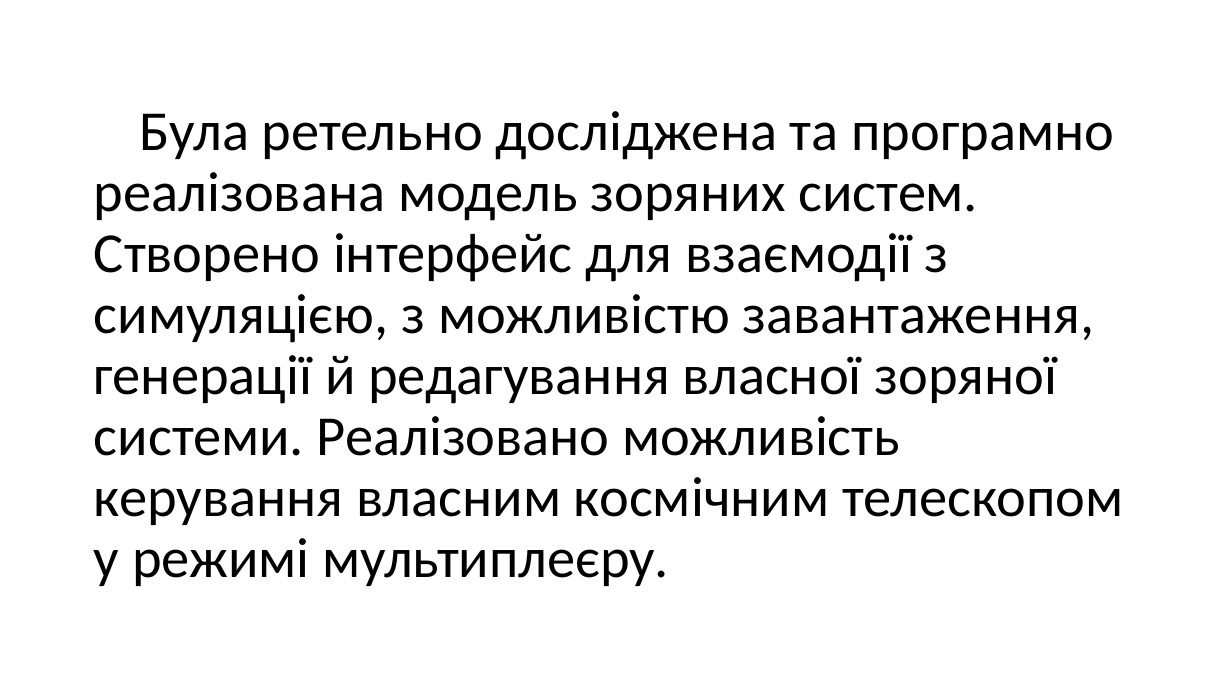
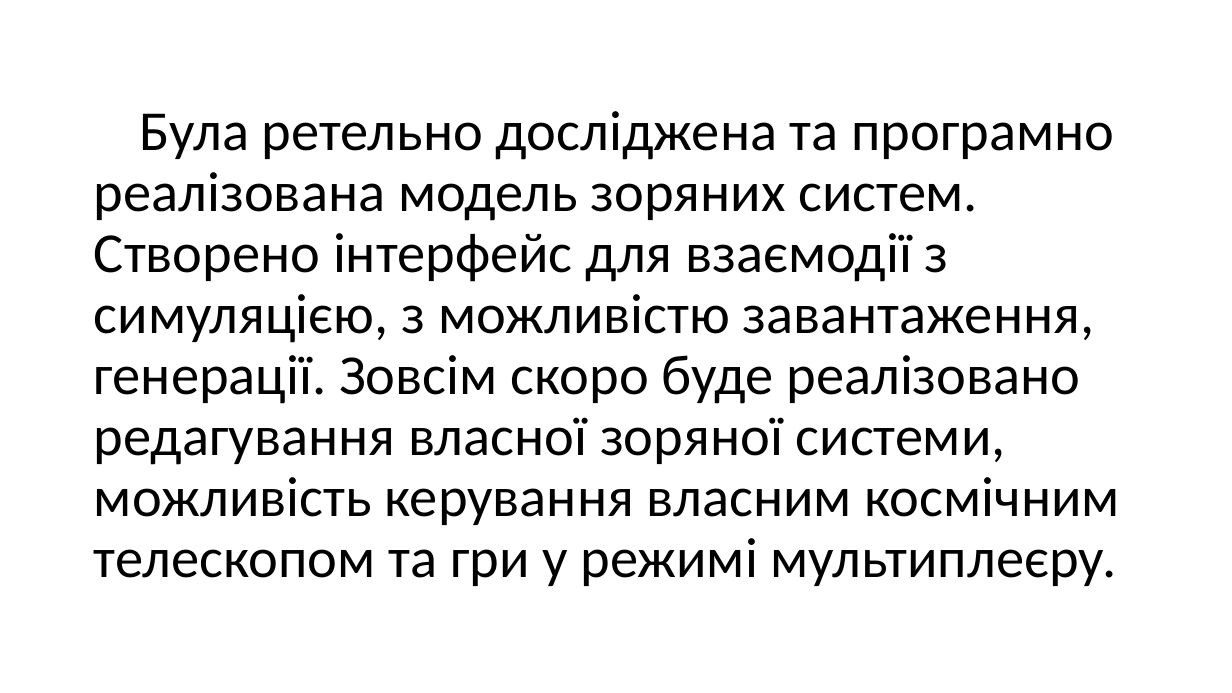
Before and after one commit to maldenol/spacepioneers, a slide deck: slide 16 of МАНУ2020.pptx (slide 17 before the commit). Drawn at 1232x693 pixels with LibreOffice and Linux fonts; fonts in the diff are those of the drawing; background and template pictures are left out. Boxes give left, top, right and bottom in pixels: in the first picture for what was removed or moved away, otherwise in the second. Text is boxed around its words. In the diff, an @@ line names an element or a change of style, - is before the commit and + after.

```diff
--- a/МАНУ2020.pptx
+++ b/МАНУ2020.pptx
@@ title at <box>94,111,1120,586</box>: text changed @@
-Була ретельно досліджена та програмно реалізована модель зоряних систем. Створено інтерфейс для взаємодії з симуляцією, з можливістю завантаження, генерації й редагування власної зоряної системи. Реалізовано можливість керування власним космічним телескопом у режимі мультиплеєру.
+Була ретельно досліджена та програмно реалізована модель зоряних систем. Створено інтерфейс для взаємодії з симуляцією, з можливістю завантаження, генерації. Зовсім скоро буде реалізовано редагування власної зоряної системи, можливість керування власним космічним телескопом та гри у режимі мультиплеєру.
```
Also in this commit, not shown: 3 other slides changed, 1 slide removed, 1 other file.
